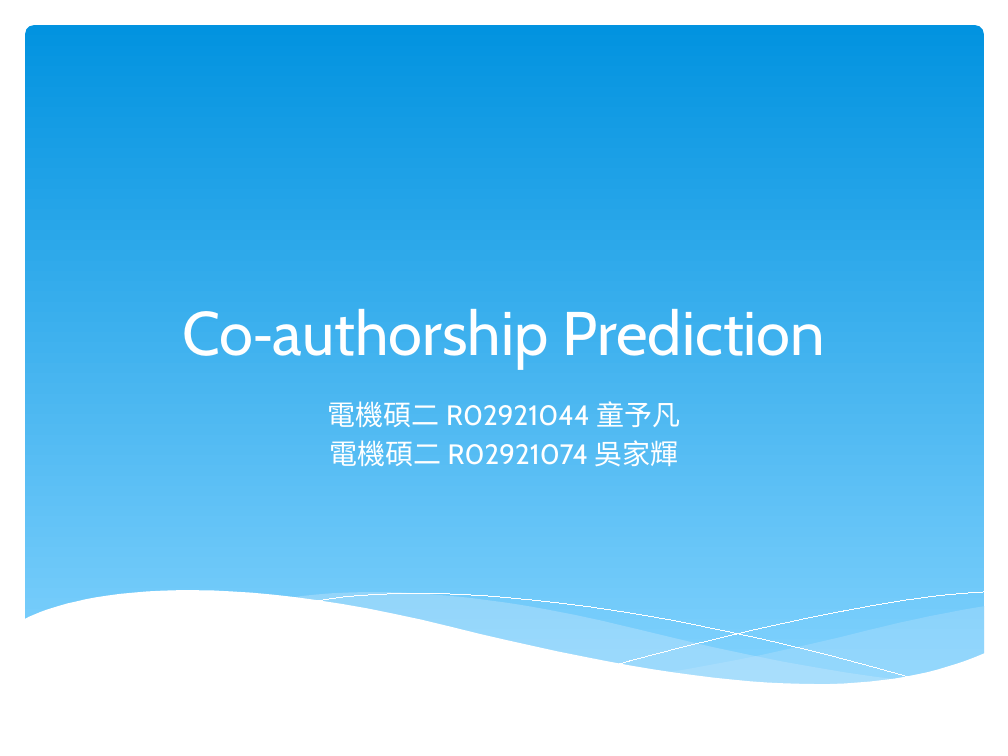
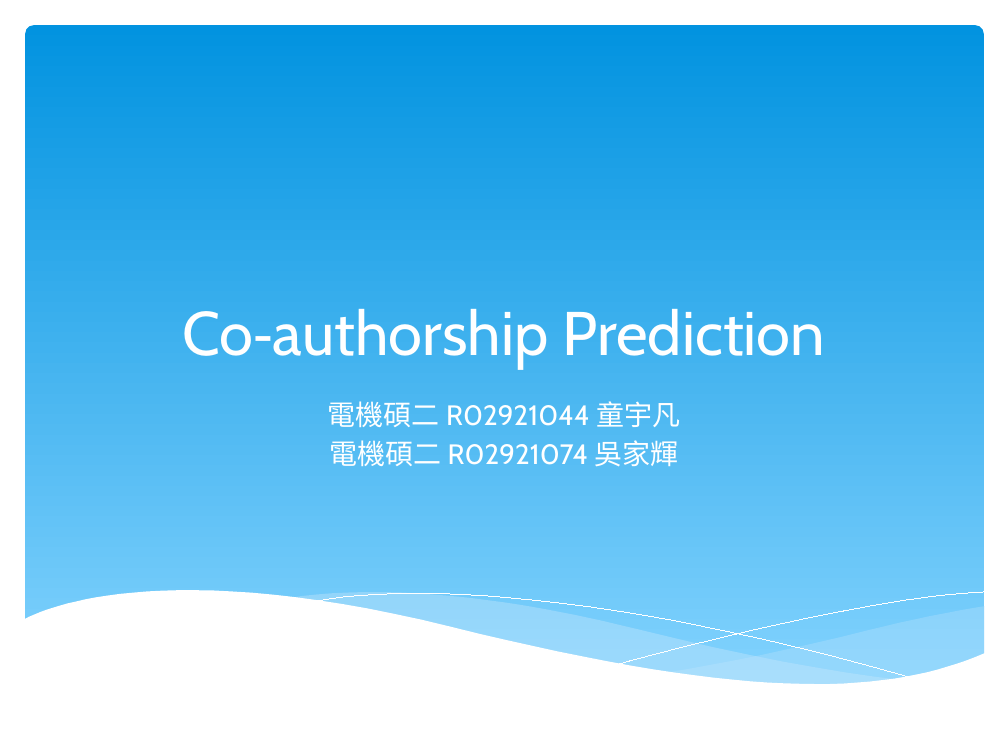
Before and after one commit to yftung7/2014_DM_Project, a slide deck: slide 1 of Project/Abstract.pptx. Drawn at 1008x756 pixels with LibreOffice and Linux fonts; fonts in the diff are those of the drawing. Boxes give left, top, right and bottom in pixels: in the first picture for what was removed or moved away, otherwise in the second. Text is boxed around its words. In the diff, an @@ line names an element or a change of style, - is before the commit and + after.

Commit message:
typo in abstract.pptx

```diff
--- a/Project/Abstract.pptx
+++ b/Project/Abstract.pptx
@@ subtitle at bbox=[328, 401, 680, 427]: text changed @@
-電機碩二 R02921044 童予凡
+電機碩二 R02921044 童宇凡
```
